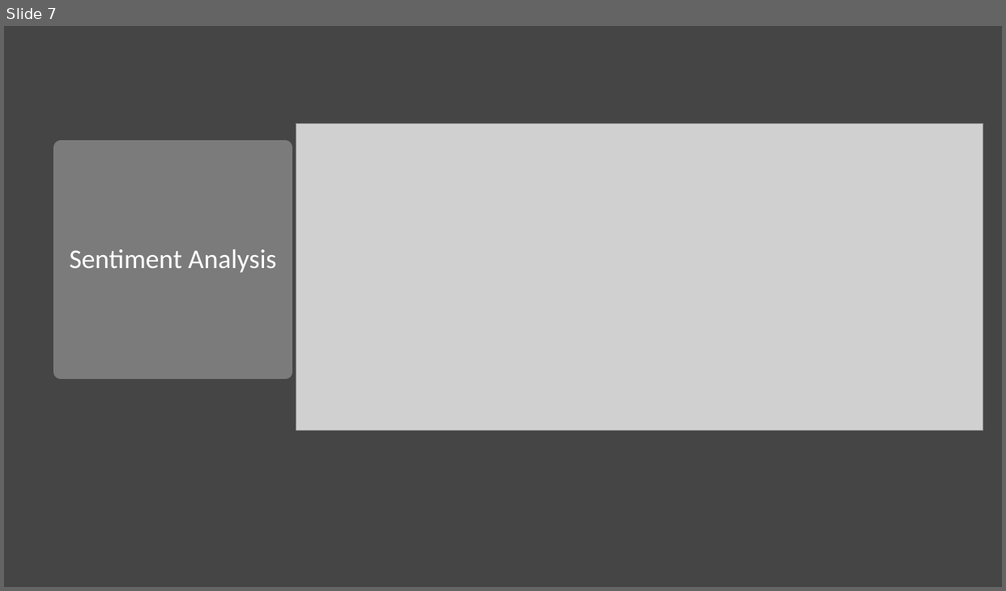
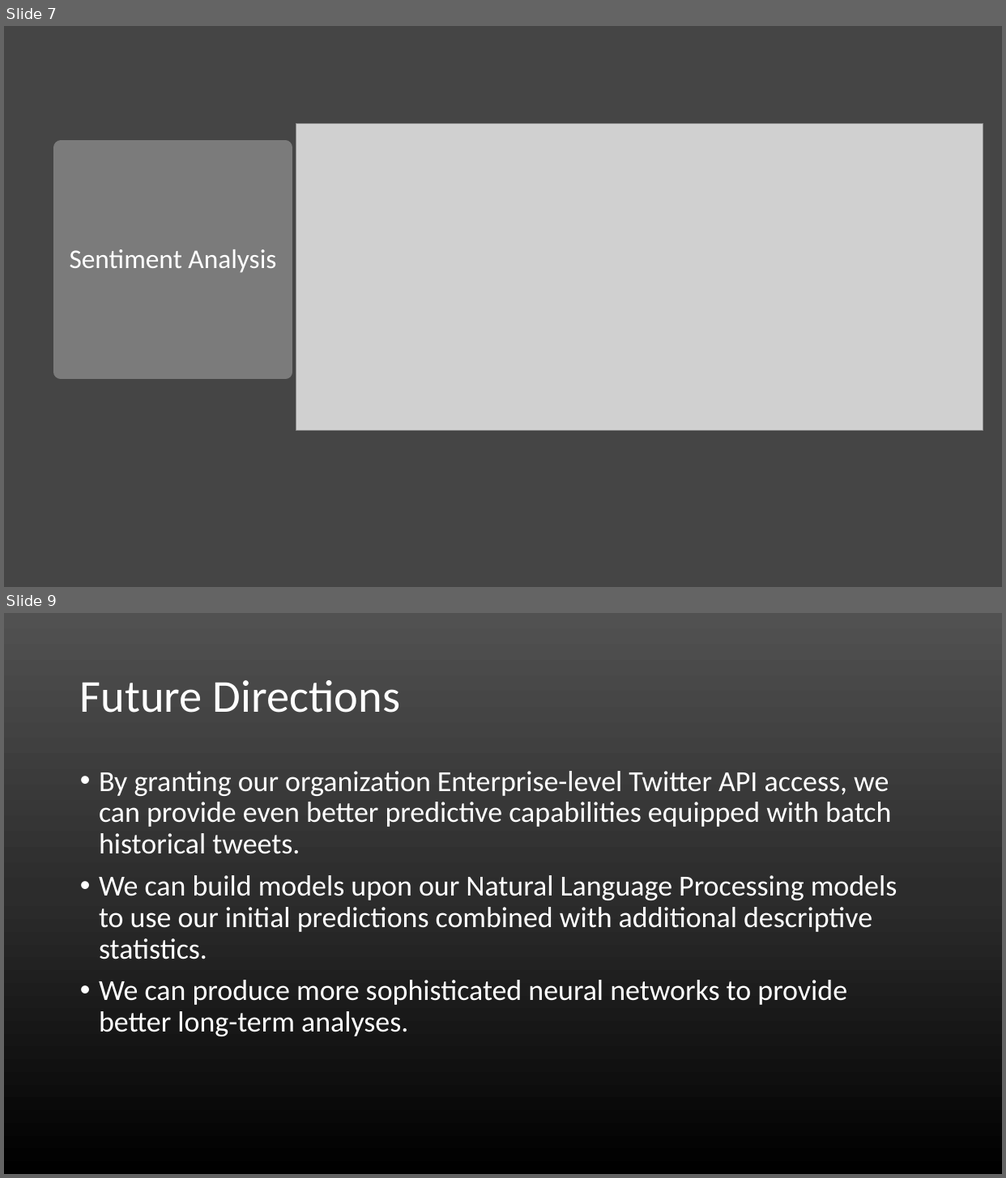
Before and after one commit to jirvingphd/dsc-4-final-project-online-ds-ft-021119, a slide deck: presentation.pptx. Shown one above the other, each under a label of ours: slide 7 before the commit, slides 7 and 9 after it; the slides between them are not shown. The pictures are 1006x591 and 1006x1178 pixels, drawn with LibreOffice and Linux fonts; fonts in the diff are those of the drawing; grey boxes stand for pictures. Boxes give left, top, right and bottom in pixels: in the first picture for what was removed or moved away, otherwise in the second. Text is boxed around its words. In the diff, an @@ line names an element or a change of style, - is before the commit and + after.

```diff
--- a/presentation.pptx
+++ b/presentation.pptx
@@ slide 9 added at (4,613,1002,1174), background gradient #515151 to #2E2E2E to #000000 @@
@@ title added at (80,680,400,713), 44 pt, text #FFFFFF @@
+Future Directions
@@ text added at (99,771,897,1037), 28 pt, text #FFFFFF @@
+• By granting our organization Enterprise-level Twitter API access, we can provide even better predictive capabilities equipped with batch historical tweets.
+• We can build models upon our Natural Language Processing models to use our initial predictions combined with additional descriptive statistics.
+• We can produce more sophisticated neural networks to provide better long-term analyses.
```
Also in this commit, not shown: 3 slides changed, 2 other slides added, 1 slide removed, 3 other files.
